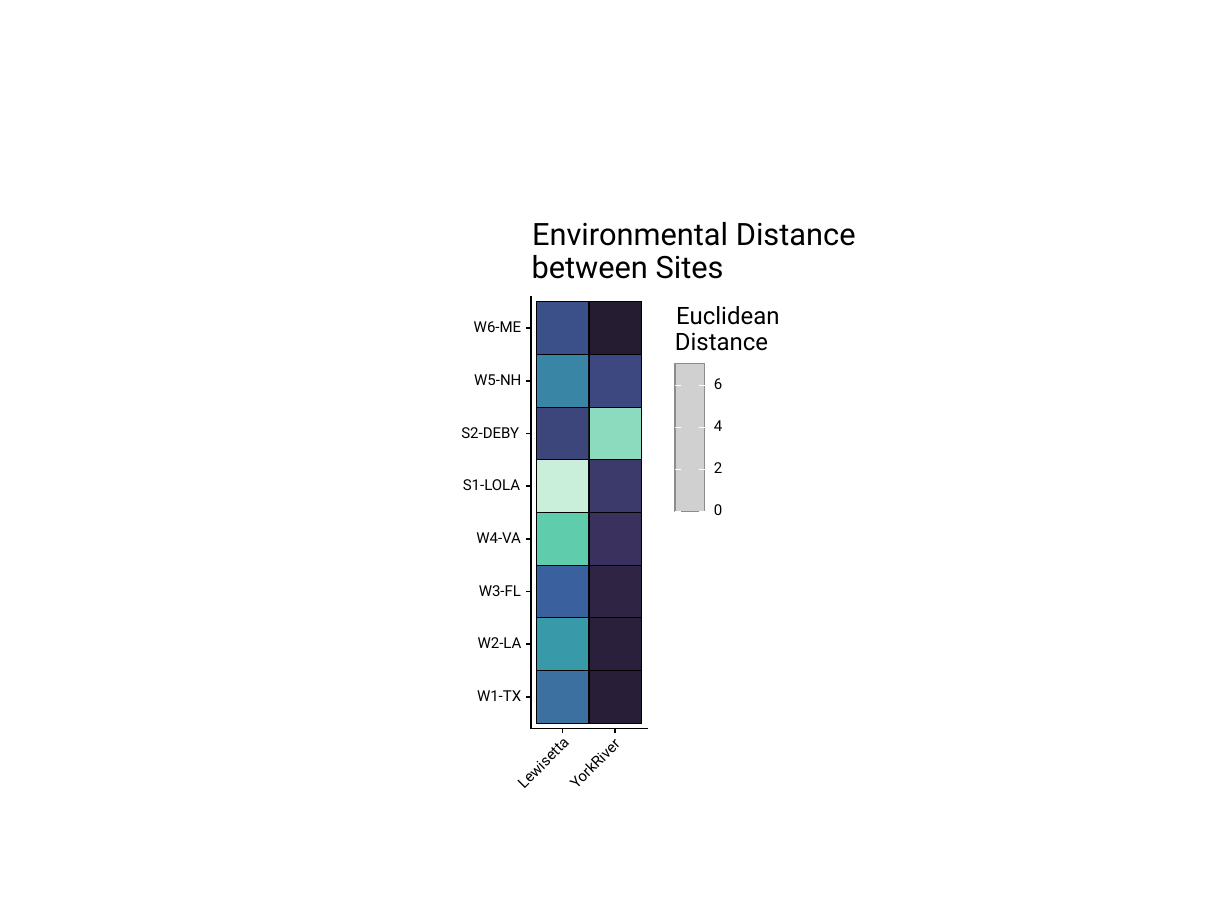
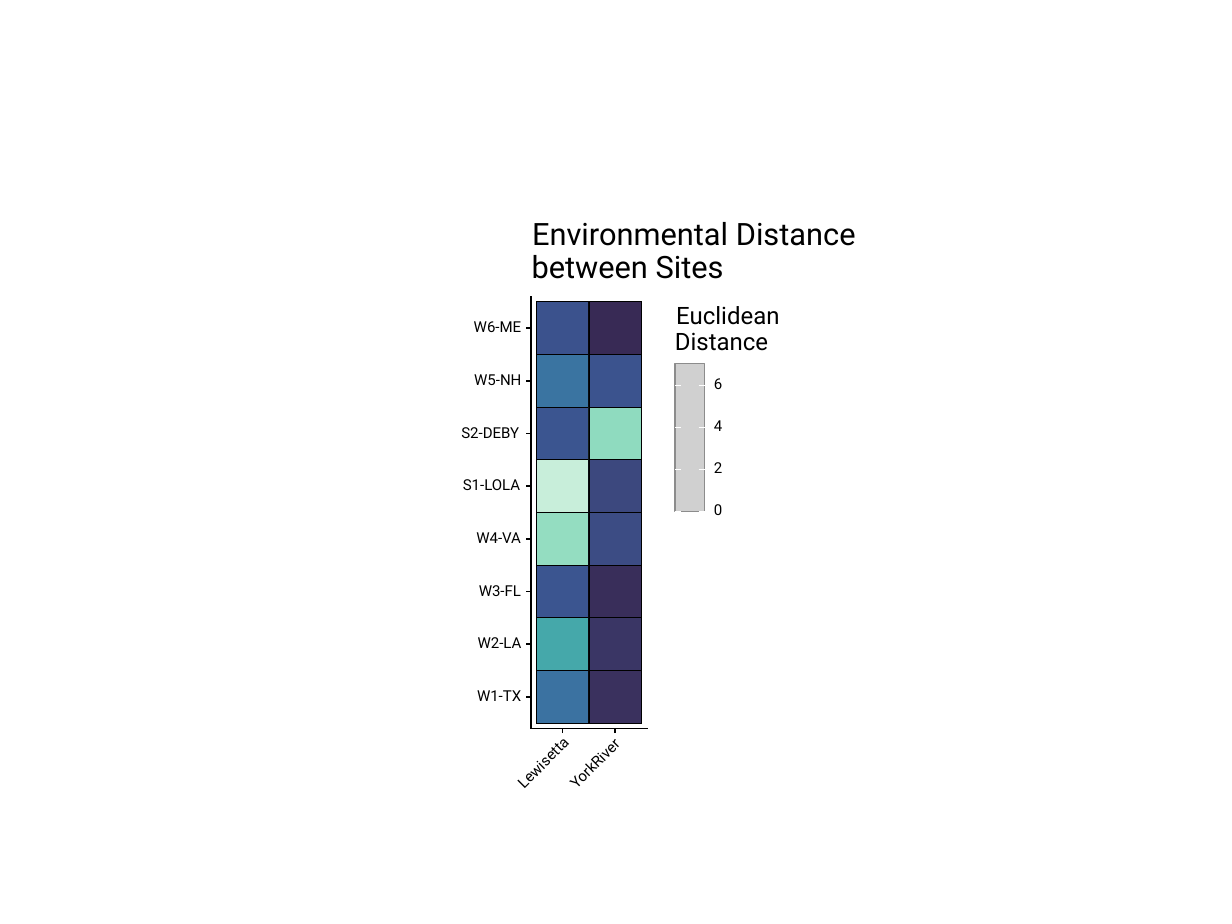
Before and after one commit to ModelValidationProgram/MVP_oyster_GO, a slide deck: slide 3 of results/figures/exporg_env.pptx. Drawn at 1232x924 pixels with LibreOffice and Linux fonts; fonts in the diff are those of the drawing; grey boxes stand for pictures. Boxes give left, top, right and bottom in pixels: in the first picture for what was removed or moved away, otherwise in the second. Text is boxed around its words. In the diff, an @@ line names an element or a change of style, - is before the commit and + after.

```diff
--- a/results/figures/exporg_env.pptx
+++ b/results/figures/exporg_env.pptx
@@ rectangle at (x1=536, y1=302, x2=589, y2=355): fill #3B5089 to #3B528D @@
@@ rectangle moved from (x1=589, y1=565, x2=642, y2=618) to (x1=589, y1=302, x2=642, y2=355) @@
@@ rectangle at (x1=589, y1=302, x2=642, y2=355): fill #302445 to #382A55 @@
@@ rectangle moved from (x1=536, y1=407, x2=589, y2=460) to (x1=536, y1=355, x2=589, y2=408) @@
@@ rectangle at (x1=536, y1=355, x2=589, y2=408): fill #3C467B to #3A74A1 @@
@@ rectangle moved from (x1=589, y1=460, x2=642, y2=513) to (x1=589, y1=355, x2=642, y2=408) @@
@@ rectangle at (x1=589, y1=355, x2=642, y2=408): fill #3B3A6B to #3B538E @@
@@ rectangle moved from (x1=536, y1=460, x2=589, y2=513) to (x1=536, y1=407, x2=589, y2=460) @@
@@ rectangle at (x1=536, y1=407, x2=589, y2=460): fill #C9EEDA to #3B5590 @@
@@ rectangle at (x1=589, y1=407, x2=642, y2=460): fill #261C32 to #8FDBBF @@
@@ rectangle moved from (x1=536, y1=513, x2=589, y2=565) to (x1=536, y1=460, x2=589, y2=513) @@
@@ rectangle at (x1=536, y1=460, x2=589, y2=513): fill #5FCDAC to #C8EEDA @@
@@ rectangle at (x1=589, y1=460, x2=642, y2=513): fill #3C487F to #3C487E @@
@@ rectangle moved from (x1=536, y1=355, x2=589, y2=408) to (x1=536, y1=513, x2=589, y2=565) @@
@@ rectangle at (x1=536, y1=513, x2=589, y2=565): fill #3985A5 to #94DDC1 @@
@@ rectangle moved from (x1=589, y1=618, x2=642, y2=671) to (x1=589, y1=513, x2=642, y2=565) @@
@@ rectangle at (x1=589, y1=513, x2=642, y2=565): fill #2B203B to #3C4C84 @@
@@ rectangle at (x1=536, y1=565, x2=589, y2=618): fill #3A619D to #3B5590 @@
@@ rectangle moved from (x1=589, y1=407, x2=642, y2=460) to (x1=589, y1=565, x2=642, y2=618) @@
@@ rectangle at (x1=589, y1=565, x2=642, y2=618): fill #8DDBBE to #392E5A @@
@@ rectangle moved from (x1=536, y1=670, x2=589, y2=723) to (x1=536, y1=618, x2=589, y2=671) @@
@@ rectangle at (x1=536, y1=618, x2=589, y2=671): fill #3B70A0 to #45A8AA @@
@@ 3 rectangles moved together from (x1=589, y1=302, x2=642, y2=565) to (x1=589, y1=407, x2=642, y2=671) @@
@@ rectangle at (x1=589, y1=618, x2=642, y2=671): fill #3A315E to #3A3665 @@
@@ rectangle moved from (x1=536, y1=618, x2=589, y2=671) to (x1=536, y1=670, x2=589, y2=723) @@
@@ rectangle at (x1=536, y1=670, x2=589, y2=723): fill #389AA9 to #3B72A1 @@
@@ rectangle at (x1=589, y1=670, x2=642, y2=723): fill #281E37 to #3A315E @@
```
Also in this commit, not shown: 1 other slide changed, 14 other files.
